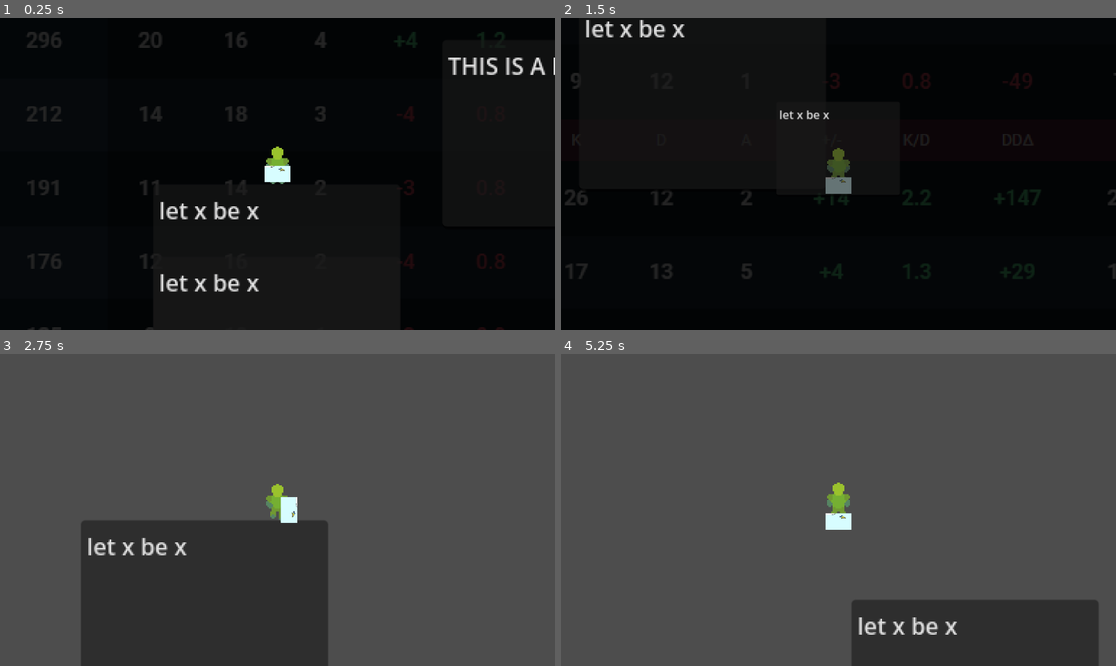
Above: before the commit, frames 1-4 (two rows, left to right).
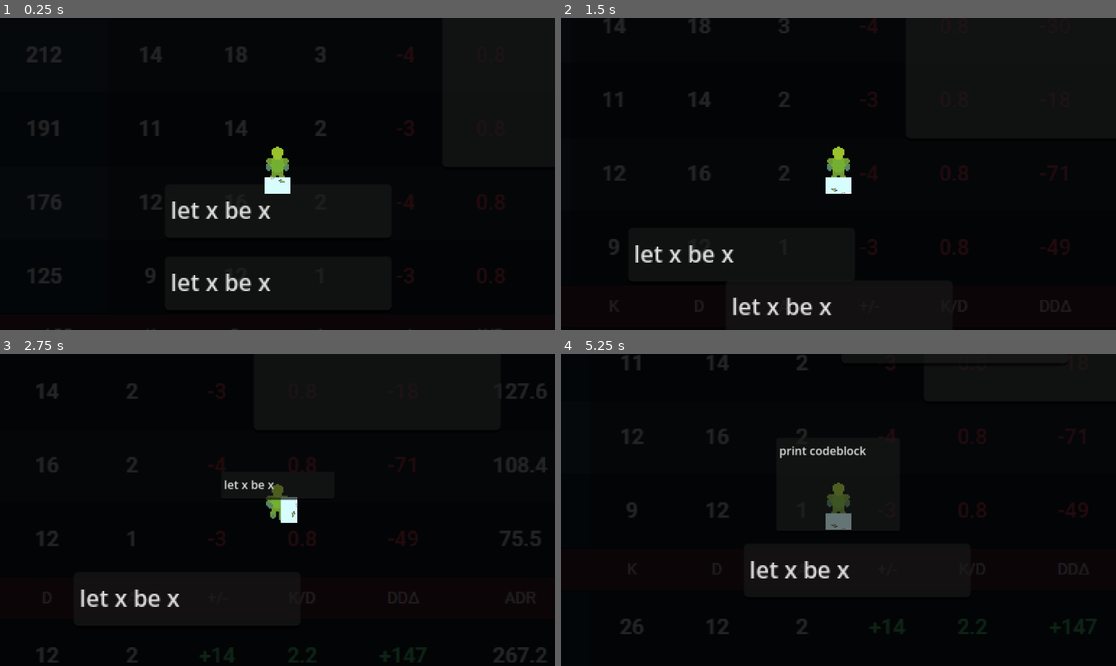
Above: after the commit, the same moments.

Repository: csesoc/csesoc-game-2026
Game: Godot game, scene res://worldspace/world.tscn
The game is run twice, just before and just after one commit, with the same random seed, the same clock (stepped at 60 frames per second) and the same inputs.
Inputs:
- Up to frame 1 (0.25 s): no input
- Up to frame 2 (1.5 s): tap Enter at 0.5 s; hold D (move right) 0.53-1.28 s; hold E (primary interact) 0.53-1.28 s; hold S (move down) from 1.28 s (still down); tap E (primary interact) at 1.35 s
- Up to frame 3 (2.75 s): release S (move down) at 2.03 s; hold D (move right) from 2.03 s (still down); hold E (primary interact) from 2.03 s (still down)
- Up to frame 4 (5.25 s): release D (move right) at 2.78 s; release E (primary interact) at 2.78 s; hold W (move up) 2.78-3.53 s; tap E (primary interact) at 2.85, 4.35 s; hold E (primary interact) 3.53-4.28 s; hold A (move left) 3.53-5.03 s; hold S (move down) from 5.03 s (still down); hold E (primary interact) from 5.03 s (still down)

The runs differ from the first frame. In frame 1, 4.4% of the frame differs, in the area x 4-100%, y 4-100%; in frame 2, 3.7%; in frame 3, 99%; in frame 4, 100%, in the area x 0-100%, y 0-100%.
Error before the commit: Attempt to call function 'instantiate' in base 'null instance' on a null instance. (res://worldspace/interactables/codeblocks/CodeblockAssign.gd:12)

Commit message:
feat | added expression nodes (value)

Diff:
--- a/godot-project/tests/test_interpreter.gd
+++ b/godot-project/tests/test_interpreter.gd
@@ -7,7 +7,7 @@
 
 func test_set_variable():
 	var program: Array[Codeblock] = [
-		CodeblockAssign.create("score")
+		CodeblockAssign.create("score").attach(ExpressionValue.create(10))
 		#CodeblockPrint.create("score")
 	]
 
--- a/godot-project/worldspace/interactables/CodeFactory.gd
+++ b/godot-project/worldspace/interactables/CodeFactory.gd
@@ -1,10 +1,8 @@
 class_name CodeFactory
-
 extends Interactable
 
 @onready var textBlock = $TextEdit
 @onready var pickupComponent: PlayerPickupComponent = $PlayerPickupComponent
-@onready var collisionShape: CollisionShape2D = $CollisionShape2D
 
 @export var blockScene: PackedScene
 
@@ -14,23 +12,8 @@
 func onExitInteractRange():
 	pass
 
-func onPickup():
-	scale /= 3
-	position += Vector2(0, -20)
-	collisionShape.call_deferred("disabled", true)
-
-func onDrop():
-	scale *= 3
-	position += Vector2(0, 20)
-	collisionShape.call_deferred("disabled", false)
-
 func onPlayerInteract(player: Player):
 	spawnBlock(player)
-	#if pickupComponent.isPlayerAttached():
-		#pickupComponent.getDropped(player)
-	#else:
-		#pickupComponent.getPickedUp(player)
-		#player.speed = 200
 
 func spawnBlock(player: Player):
 	var block = blockScene.instantiate()
--- a/godot-project/worldspace/interactables/Interactable.gd
+++ b/godot-project/worldspace/interactables/Interactable.gd
@@ -2,6 +2,8 @@
 @abstract
 class_name Interactable
 extends Node2D
+
+@onready var collisionShape = $CollisionShape2D
 
 signal enteredTnteractRange
 signal exitedInteractRange
@@ -17,6 +19,9 @@
 func _process(delta: float) -> void:
 	pass
 
+func getCollisionShape():
+	return collisionShape
+
 @abstract func onPlayerInteract(player: Player)
 func onEnterInteractRange():
 	pass
--- a/godot-project/worldspace/interactables/PlayerPickupComponent.gd
+++ b/godot-project/worldspace/interactables/PlayerPickupComponent.gd
@@ -1,6 +1,9 @@
 # PlayerPickupComponent.gd
 class_name PlayerPickupComponent
 extends Node2D
+
+@onready
+var parent: Interactable = get_parent()
 
 # Called when the node enters the scene tree for the first time.
 func _ready() -> void:
@@ -11,10 +14,16 @@
 	pass
 
 func getPickedUp(player: Player):
+	# disable hitbox first
+	parent.getCollisionShape().set_deferred("disabled", true)
+
 	# reparent and tell player to pick up
 	var object = get_parent()
 	World.getWorld().remove_child(object)
 	player.pickupObject.emit(object)
+
+	# make smaller scale
+	object.scale = Vector2(0.5, 0.5)
 
 	if object.has_method("onPickup"):
 		object.onPickup()
@@ -26,10 +35,16 @@
 	player.dropObject.emit(object)
 	World.getWorld().add_child(object)
 
+	# rescale to normal
+	object.scale = Vector2(1, 1)
+
 	if object.has_method("onDrop"):
 		object.onDrop()
 	else:
 		defaultOnDrop()
+
+	# enable hitbox last
+	parent.getCollisionShape().set_deferred("disabled", false)
 
 func defaultOnPickup():
 	var object = get_parent()
--- a/godot-project/worldspace/interactables/codeblocks/Codeblock.gd
+++ b/godot-project/worldspace/interactables/codeblocks/Codeblock.gd
@@ -5,7 +5,6 @@
 
 @onready var textBlock = $TextEdit
 @onready var pickupComponent: PlayerPickupComponent = $PlayerPickupComponent
-@onready var collisionShape: CollisionShape2D = $CollisionShape2D
 
 # Called when the node enters the scene tree for the first time.
 func _ready() -> void:
@@ -19,12 +18,10 @@
 
 # pickup functionality
 func onPickup():
-	scale /= 2
-	collisionShape.call_deferred("disabled", true)
+	pass
 
 func onDrop():
-	scale *= 2
-	collisionShape.call_deferred("disabled", false)
+	pass
 
 func onPlayerInteract(player: Player):
 	if pickupComponent.isPlayerAttached():
--- a/godot-project/worldspace/interactables/codeblocks/CodeblockAssign.gd
+++ b/godot-project/worldspace/interactables/codeblocks/CodeblockAssign.gd
@@ -1,10 +1,10 @@
 class_name CodeblockAssign
 extends Codeblock
 
-static var scene = load("res://worldspace/interactables/codeblocks/CodeblockAssign.tscn")
+static var scene = preload("res://worldspace/interactables/codeblocks/CodeblockAssign.tscn")
 
 # the value to assign
-var value = 10 # : ExpressionNode = null # (int, string, or other)
+var value: ExpressionNode = null # : ExpressionNode = null # (int, string, or other)
 # the variable to be assigned the value
 var target: String
 
@@ -13,6 +13,11 @@
 	instance.target = target
 	return instance
 
+# return self to allow method chaining hehehhehe
+func attach(value: ExpressionNode):
+	self.value = value
+	return self
+
 func runCode(interpreter: Interpreter):
-	interpreter.variables[target] = interpreter.parse(str(value))
+	interpreter.variables[target] = value.evaluate()
 	interpreter.steps += 1
--- a/godot-project/worldspace/interactables/codeblocks/CodeblockAssign.tscn
+++ b/godot-project/worldspace/interactables/codeblocks/CodeblockAssign.tscn
@@ -1,25 +1,27 @@
 [gd_scene format=3 uid="uid://bu2qwi4f113h0"]
 
-[ext_resource type="Script" uid="uid://ca8jk14ow4od6" path="res://worldspace/interactables/codeblocks/CodeblockIf.gd" id="1_fhbxj"]
-[ext_resource type="Script" uid="uid://b83bksvwk3gsh" path="res://worldspace/interactables/PlayerPickupComponent.gd" id="2_1pvw7"]
+[ext_resource type="Script" uid="uid://dqceimak8cqly" path="res://worldspace/interactables/codeblocks/CodeblockAssign.gd" id="2_1pvw7"]
+[ext_resource type="Script" uid="uid://b83bksvwk3gsh" path="res://worldspace/interactables/PlayerPickupComponent.gd" id="2_fhbxj"]
 
 [sub_resource type="RectangleShape2D" id="RectangleShape2D_yq4o1"]
-size = Vector2(171, 131.125)
+size = Vector2(154, 36.875)
 
 [node name="Codeblock" type="StaticBody2D" unique_id=1541590970]
-script = ExtResource("1_fhbxj")
+position = Vector2(0, -6)
+script = ExtResource("2_1pvw7")
 
 [node name="CollisionShape2D" type="CollisionShape2D" parent="." unique_id=1554757667]
 position = Vector2(0, 6.4375)
 shape = SubResource("RectangleShape2D_yq4o1")
 
 [node name="PlayerPickupComponent" type="Node2D" parent="." unique_id=282065732]
-script = ExtResource("2_1pvw7")
+script = ExtResource("2_fhbxj")
 
 [node name="TextEdit" type="TextEdit" parent="." unique_id=141631934]
-offset_left = -86.0
-offset_top = -60.0
-offset_right = 85.0
-offset_bottom = 71.0
+offset_left = -78.0
+offset_top = -13.0
+offset_right = 79.0
+offset_bottom = 26.0
 text = "let x be x"
 placeholder_text = "factory"
+metadata/_edit_use_anchors_ = true
--- a/godot-project/worldspace/interactables/codeblocks/CodeblockIf.tscn
+++ b/godot-project/worldspace/interactables/codeblocks/CodeblockIf.tscn
@@ -1,10 +1,25 @@
 [gd_scene format=3 uid="uid://cl3j2cp2tewpg"]
 
-[ext_resource type="PackedScene" uid="uid://cyqqujrqyibxl" path="res://worldspace/interactables/codefactory.tscn" id="1_4cmen"]
-[ext_resource type="Script" uid="uid://dqceimak8cqly" path="res://worldspace/interactables/codeblocks/CodeblockAssign.gd" id="2_p0aw5"]
+[ext_resource type="Script" uid="uid://ca8jk14ow4od6" path="res://worldspace/interactables/codeblocks/CodeblockIf.gd" id="1_4cmen"]
+[ext_resource type="Script" uid="uid://b83bksvwk3gsh" path="res://worldspace/interactables/PlayerPickupComponent.gd" id="2_p0aw5"]
 
-[node name="Codeblock" unique_id=1573427484 instance=ExtResource("1_4cmen")]
+[sub_resource type="RectangleShape2D" id="RectangleShape2D_yq4o1"]
+size = Vector2(171, 131.125)
+
+[node name="Codeblock" type="StaticBody2D" unique_id=1573427484]
+script = ExtResource("1_4cmen")
+
+[node name="CollisionShape2D" type="CollisionShape2D" parent="." unique_id=1554757667]
+position = Vector2(0, 6.4375)
+shape = SubResource("RectangleShape2D_yq4o1")
+
+[node name="PlayerPickupComponent" type="Node2D" parent="." unique_id=282065732]
 script = ExtResource("2_p0aw5")
 
-[node name="TextEdit" parent="." index="2" unique_id=141631934]
+[node name="TextEdit" type="TextEdit" parent="." unique_id=141631934]
+offset_left = -86.0
+offset_top = -60.0
+offset_right = 85.0
+offset_bottom = 71.0
 text = "let x be x"
+placeholder_text = "factory"
--- a/godot-project/worldspace/interactables/codeblocks/CodeblockPrint.gd
+++ b/godot-project/worldspace/interactables/codeblocks/CodeblockPrint.gd
@@ -4,7 +4,7 @@
 static var scene = load("res://worldspace/interactables/codeblocks/CodeblockPrint.tscn")
 
 # the value to print
-var value # (int, string, or variable)
+var value: ExpressionNode # (int, string, or variable)
 
 static func create(value):
 	var instance = scene.instantiate()
@@ -16,8 +16,8 @@
 	#print(value)
 	#print(interpreter.variables["score"])
 	print("printing: ")
-	print(interpreter.parse(value))
+	print(value.evaluateString())
 	print()
-	interpreter.output.append(interpreter.parse(value))
+	interpreter.output.append(value.evaluateString())
 	print(interpreter.output)
 	interpreter.steps += 1
--- a/godot-project/worldspace/interactables/expressions/ExpressionNode.gd
+++ b/godot-project/worldspace/interactables/expressions/ExpressionNode.gd
@@ -5,8 +5,6 @@
 
 @onready var textBlock = $TextEdit
 @onready var pickupComponent: PlayerPickupComponent = $PlayerPickupComponent
-@onready var collisionShape: CollisionShape2D = $CollisionShape2D
-
 
 # static var scene = preload("res://worldspace/interactables/codeblocks/CodeblockAssign.tscn")
 
@@ -18,20 +16,9 @@
 func _process(delta: float) -> void:
 	pass
 
-@abstract
-func evaluate()
-
-
-@abstract func runCode(interpreter: Interpreter) -> void
-
-# pickup functionality
-func onPickup():
-	scale /= 2
-	collisionShape.call_deferred("disabled", true)
-
-func onDrop():
-	scale *= 2
-	collisionShape.call_deferred("disabled", false)
+@abstract func evaluate()
+@abstract func evaluateString()
+@abstract func evaluateBoolean()
 
 func onPlayerInteract(player: Player):
 	if pickupComponent.isPlayerAttached():
--- /dev/null
+++ b/godot-project/worldspace/interactables/expressions/ExpressionValue.gd
@@ -0,0 +1,22 @@
+# ExpressionValue.gd
+class_name ExpressionValue
+extends ExpressionNode
+
+static var scene = load("res://worldspace/interactables/expressions/ExpressionValue.tscn")
+
+# value of the expression
+var value
+
+static func create(value):
+	var instance = scene.instantiate()
+	instance.value = value
+	return instance
+
+func evaluate():
+	return value
+
+func evaluateString():
+	return str(value)
+
+func evaluateBoolean():
+	return true
--- /dev/null
+++ b/godot-project/worldspace/interactables/expressions/ExpressionValue.tscn
@@ -0,0 +1,25 @@
+[gd_scene format=3 uid="uid://c8u0cpygd46v3"]
+
+[ext_resource type="Script" uid="uid://dmw2bexguqq4n" path="res://worldspace/interactables/expressions/ExpressionValue.gd" id="1_1flao"]
+[ext_resource type="Script" uid="uid://b83bksvwk3gsh" path="res://worldspace/interactables/PlayerPickupComponent.gd" id="2_823ne"]
+
+[sub_resource type="RectangleShape2D" id="RectangleShape2D_yq4o1"]
+size = Vector2(171, 131.125)
+
+[node name="ExpressionValue" type="StaticBody2D" unique_id=2110746740]
+script = ExtResource("1_1flao")
+
+[node name="CollisionShape2D" type="CollisionShape2D" parent="." unique_id=1554757667]
+position = Vector2(0, 6.4375)
+shape = SubResource("RectangleShape2D_yq4o1")
+
+[node name="PlayerPickupComponent" type="Node2D" parent="." unique_id=282065732]
+script = ExtResource("2_823ne")
+
+[node name="TextEdit" type="TextEdit" parent="." unique_id=141631934]
+offset_left = -86.0
+offset_top = -60.0
+offset_right = 85.0
+offset_bottom = 71.0
+text = "print codeblock"
+placeholder_text = "factory"
--- a/godot-project/worldspace/player/player.gd
+++ b/godot-project/worldspace/player/player.gd
@@ -5,12 +5,13 @@
 @onready var interaction_hitbox = $InteractionArea
 
 @export var speed: float = 100
-var facingDirection: Vector2
-var facingRotation: float
-@export var HITBOX_DIST: int = 8
+var facingDirection: Vector2 # the last facing direction
+
+const HITBOX_DIST: int = 8
 
 var heldObject
 
+# player interactable
 var interactablesInRange: Array[Interactable] = [];
 
 signal pickupObject(object)
@@ -24,7 +25,7 @@
 	dropObject.connect(onDropObject)
 
 func _physics_process(delta: float) -> void:
-	var direction = get_direction()
+	var direction = getDirection()
 	velocity = direction * speed
 
 	move_and_slide()
@@ -36,8 +37,12 @@
 	else:
 		animated_sprite.play("idle")
 
-	interaction_hitbox.position = HITBOX_DIST * facingDirection
-	interaction_hitbox.rotation = facingRotation
+	# set facing direction
+	var direction = getDirection()
+	if direction != Vector2(0, 0):
+		interaction_hitbox.position = HITBOX_DIST * direction
+		interaction_hitbox.rotation = getRotation() + PI / 2
+		facingDirection = direction
 
 func _on_interaction_enter(body: Node2D):
 	if body is not Interactable:
@@ -55,22 +60,6 @@
 
 # input handler
 func _input(event: InputEvent):
-	if event.is_action_pressed("move left"):
-		facingDirection = Vector2(-1, 0)
-		facingRotation = deg_to_rad(-90)
-
-	if event.is_action_pressed("move right"):
-		facingDirection = Vector2(1, 0)
-		facingRotation = deg_to_rad(90)
-
-	if event.is_action_pressed("move up"):
-		facingDirection = Vector2(0, -1)
-		facingRotation = deg_to_rad(180)
-
-	if event.is_action_pressed("move down"):
-		facingDirection = Vector2(0, 1)
-		facingRotation = deg_to_rad(0)
-
 	if event.is_action_pressed("primary interact"):
 		print("player tried to interact")
 		if heldObject != null:
@@ -91,14 +80,14 @@
 
 func onDropObject(object):
 	remove_child(object)
-	object.position = position + facingDirection * 20
+	object.position = position + facingDirection * 100
 	heldObject = null
 	speed = 100
 
 # HELPERS
 # =============================================================================
 # helper function to get the direction of the player input
-func get_direction() -> Vector2:
+func getDirection() -> Vector2:
 	var direction = Vector2(0, 0)
 	if Input.is_action_pressed("move left"):
 		direction += Vector2(-1, 0)
@@ -110,6 +99,8 @@
 		direction += Vector2(0, 1)
 
 	direction = direction.normalized();
-	#print(direction)
-	#print(position)
 	return direction;
+
+func getRotation() -> float:
+	var direction = getDirection()
+	return direction.angle()
Not shown, added: godot-project/worldspace/interactables/expressions/ExpressionValue.gd.uid
Not shown, added: godot-project/worldspace/interactables/codeblocks/CodeblockAssign.tscn6154329534.tmp
Not shown, added: godot-project/worldspace/interactables/codeblocks/CodeblockAssign.tscn6159868879.tmp
